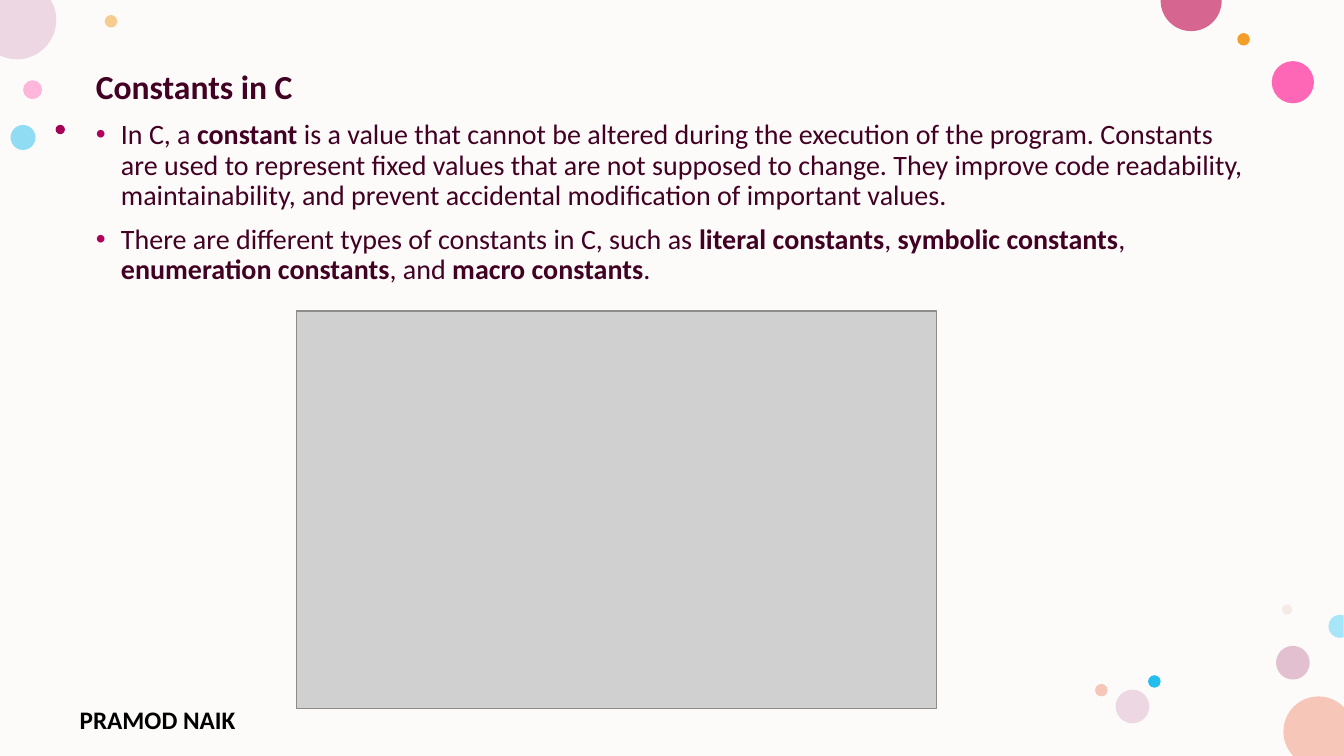
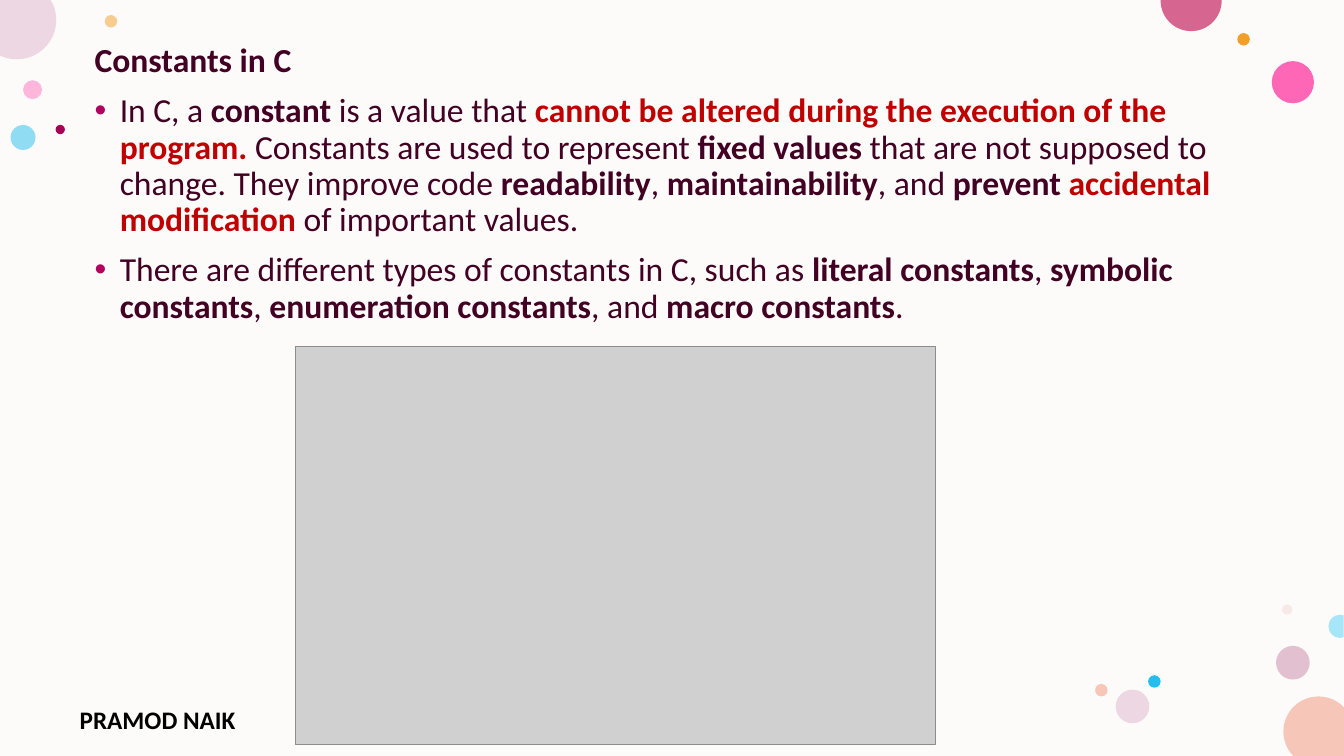
Before and after one commit to PRAMOD-VISHNU-NAIK/MCA-1st-Sem-Shridevi-College, a slide deck: slide 65 of Theory Class-Notes/Unit-1 Basics of C Programming.pptx. Drawn at 1344x756 pixels with LibreOffice and Linux fonts; fonts in the diff are those of the drawing; grey boxes stand for pictures; background and template pictures are left out. Boxes give left, top, right and bottom in pixels: in the first picture for what was removed or moved away, otherwise in the second. Text is boxed around its words. In the diff, an @@ line names an element or a change of style, - is before the commit and + after.

```diff
--- a/Theory Class-Notes/Unit-1 Basics of C Programming.pptx
+++ b/Theory Class-Notes/Unit-1 Basics of C Programming.pptx
@@ text "Constants in C": place and size @@
-text "Constants in C" at (96, 75, 1242, 283)
+text "Constants in C" at (95, 48, 1211, 322)
@@ text at (120, 98, 1211, 322): size 20 to 24 pt; text colour #420023 to #C00000, bold on in "cannot be altered during the execution of ..." @@
@@ picture: place and size @@
-picture at (296, 312, 937, 710)
+picture at (295, 347, 936, 745)
```
Also in this commit, not shown: 5 other slides changed, 4 other files.
